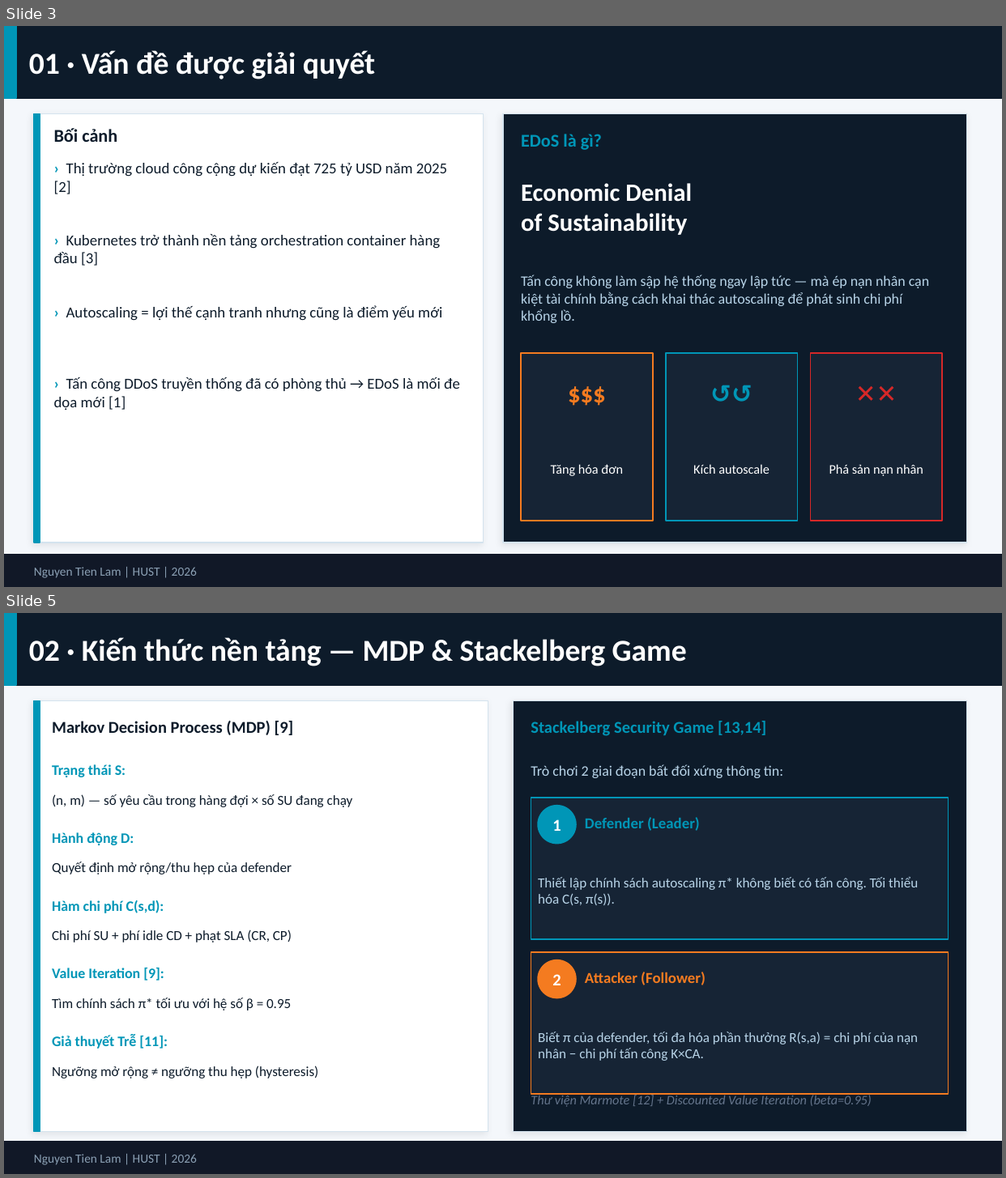
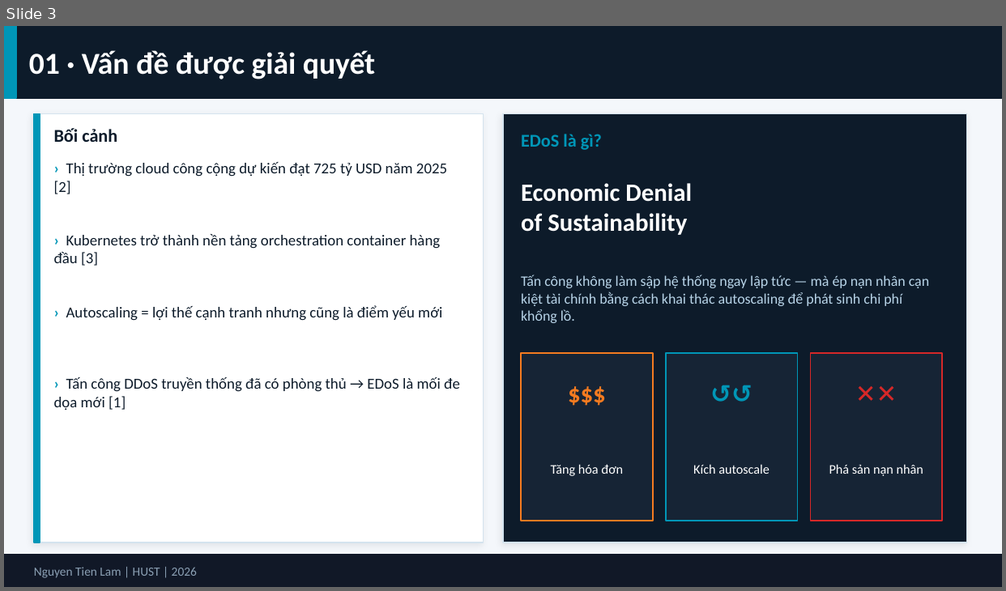
Before and after one commit to tienlamict/edos-demo, a slide deck: report/edos_slide.pptx. Shown one above the other, each under a label of ours: slides 3 and 5 before the commit, slide 3 after it; the slides between them are not shown. The pictures are 1006x1178 and 1006x591 pixels, drawn with LibreOffice and Linux fonts; fonts in the diff are those of the drawing. Boxes give left, top, right and bottom in pixels: in the first picture for what was removed or moved away, otherwise in the second. Text is boxed around its words. In the diff, an @@ line names an element or a change of style, - is before the commit and + after.

```diff
--- a/report/edos_slide.pptx
+++ b/report/edos_slide.pptx
@@ slide 5 removed at (4,613,1002,1174), background #F4F7FB @@
@@ rectangle removed at (4,613,1002,685) @@
@@ rectangle removed at (4,613,16,685) @@
@@ text removed at (29,637,687,666) @@
-02 · Kiến thức nền tảng — MDP & Stackelberg Game
@@ rectangle removed at (34,700,488,1132) @@
@@ rectangle removed at (34,700,40,1132) @@
@@ rectangle removed at (513,700,967,1132) @@
@@ text removed at (52,721,294,735) @@
-Markov Decision Process (MDP) [9]
@@ text removed at (530,721,766,736) @@
-Stackelberg Security Game [13,14]
@@ text removed at (52,764,126,777) @@
-Trạng thái S:
@@ text removed at (530,764,783,778) @@
-Trò chơi 2 giai đoạn bất đối xứng thông tin:
@@ text removed at (52,794,353,807) @@
-(n, m) — số yêu cầu trong hàng đợi × số SU đang chạy
@@ rectangle removed at (530,798,948,939) @@
@@ ellipse removed at (538,806,576,844) @@
@@ text removed at (552,820,560,831) @@
-1
@@ text removed at (585,817,700,831) @@
-Defender (Leader)
@@ text removed at (52,833,134,845) @@
-Hành động D:
@@ text removed at (52,862,292,875) @@
-Quyết định mở rộng/thu hẹp của defender
@@ text removed at (538,877,918,905) @@
-Thiết lập chính sách autoscaling π* không biết có tấn công. Tối thiểu hóa C(s, π(s)).
@@ text removed at (52,901,164,914) @@
-Hàm chi phí C(s,d):
@@ text removed at (52,930,292,943) @@
-Chi phí SU + phí idle CD + phạt SLA (CR, CP)
@@ rectangle removed at (530,952,948,1094) @@
@@ text removed at (52,968,164,981) @@
-Value Iteration [9]:
@@ ellipse removed at (538,960,576,999) @@
@@ text removed at (552,974,560,986) @@
-2
@@ text removed at (585,972,705,986) @@
-Attacker (Follower)
@@ text removed at (52,998,291,1011) @@
-Tìm chính sách π* tối ưu với hệ số β = 0.95
@@ text removed at (52,1035,168,1049) @@
-Giả thuyết Trễ [11]:
@@ text removed at (538,1032,918,1061) @@
-Biết π của defender, tối đa hóa phần thưởng R(s,a) = chi phí của nạn nhân − chi phí tấn công K×CA.
@@ text removed at (52,1066,318,1079) @@
-Ngưỡng mở rộng ≠ ngưỡng thu hẹp (hysteresis)
@@ text removed at (530,1094,872,1107) @@
-Thư viện Marmote [12] + Discounted Value Iteration (beta=0.95)
@@ rectangle removed at (4,1142,1002,1174) @@
@@ text removed at (34,1154,197,1165) @@
-Nguyen Tien Lam | HUST | 2026
```
Also in this commit, not shown: 7 slides changed, 5 slides added, 1 other slide removed.
